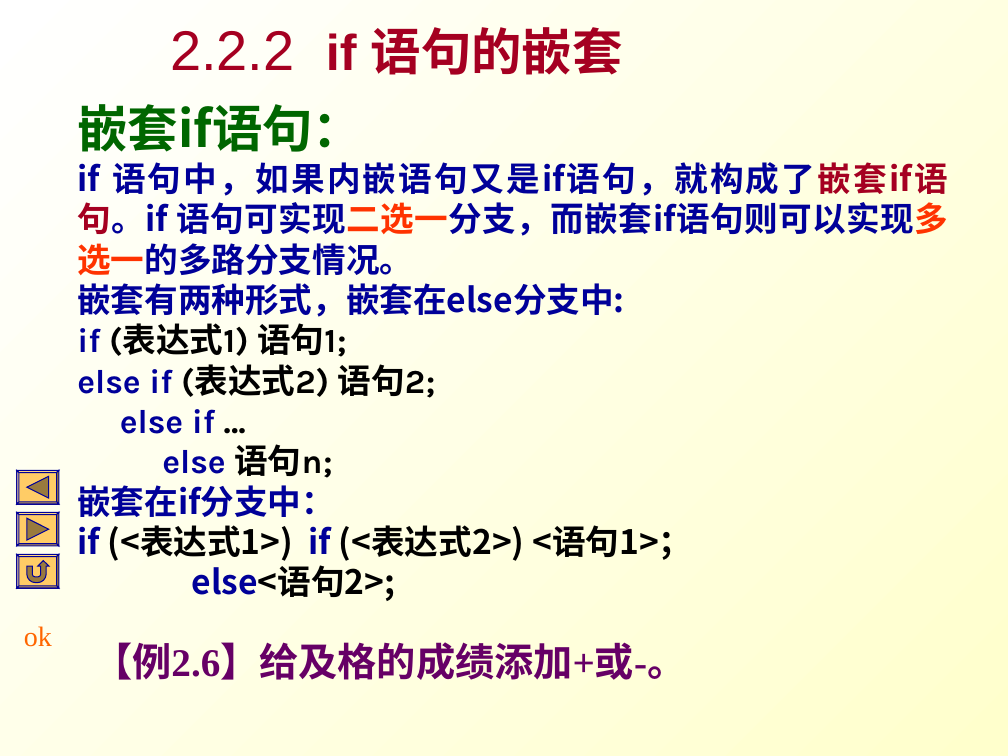
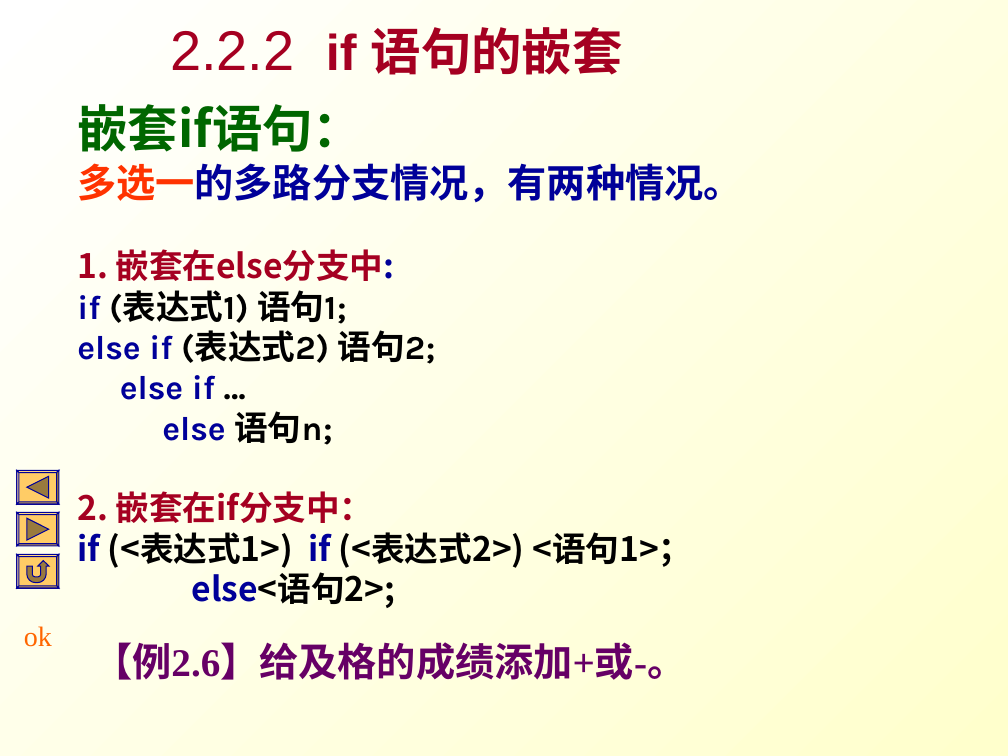
Before and after one commit to Changhe160/Changhe160.github.io, a slide deck: slide 9 of teachingRes/Cplusplus/unit02控制结构.ppt. Drawn at 1008x756 pixels with LibreOffice and Linux fonts; fonts in the diff are those of the drawing. Boxes give left, top, right and bottom in pixels: in the first picture for what was removed or moved away, otherwise in the second. Text is boxed around its words. In the diff, an @@ line names an element or a change of style, - is before the commit and + after.

Commit message:
C++

```diff
--- a/teachingRes/Cplusplus/unit02控制结构.ppt
+++ b/teachingRes/Cplusplus/unit02控制结构.ppt
@@ text at (77, 163, 742, 281): text changed; size 24 to 28 pt @@
-if 语句中，如果内嵌语句又是if语句，就构成了嵌套if语句。if 语句可实现二选一分支，而嵌套if语句则可以实现多选一的多路分支情况。
-嵌套有两种形式，嵌套在else分支中:
+多选一的多路分支情况，有两种情况。
+1. 嵌套在else分支中:
@@ text at (77, 491, 374, 523): text changed; text colour #000099 to #A50021 @@
-嵌套在if分支中：
+2. 嵌套在if分支中：
```
Also in this commit, not shown: 3 other slides changed.
